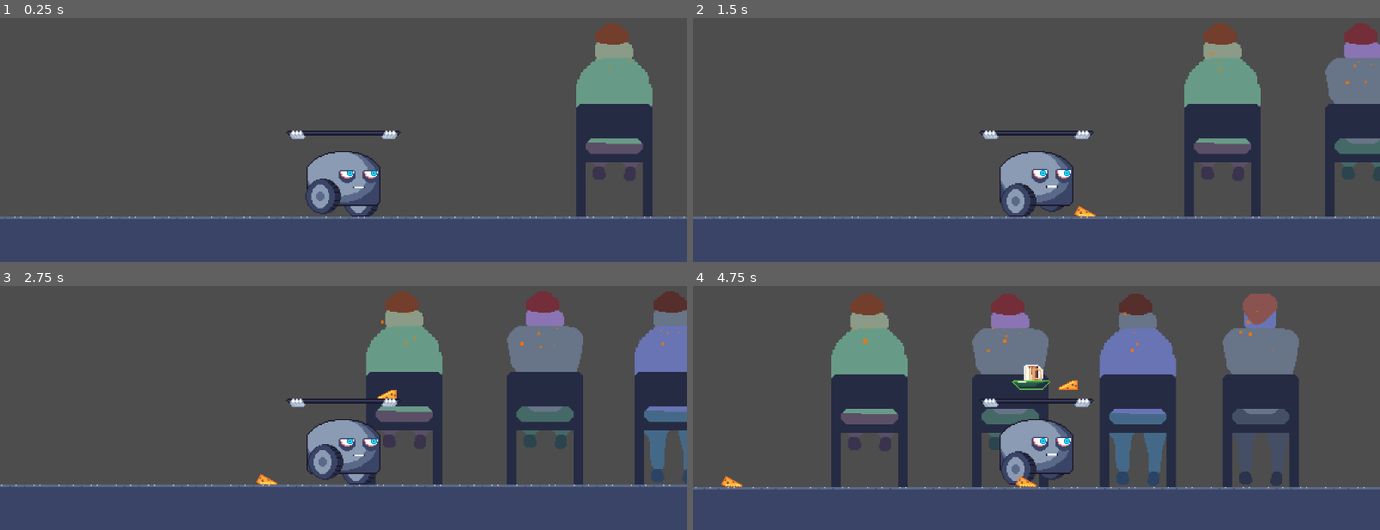
Above: before the commit, frames 1-4 (two rows, left to right).
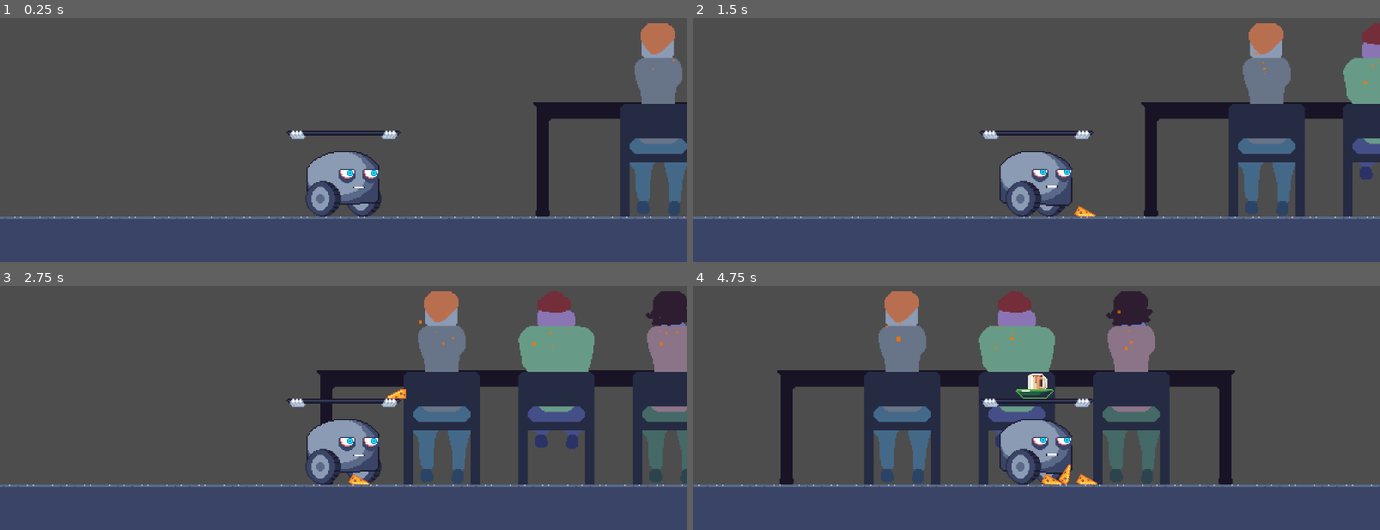
Above: after the commit, the same moments.

Repository: qntnt/alt_ctrl_jam
Game: Godot game, scene res://game_scene.tscn
The game is run twice, just before and just after one commit, with the same random seed, the same clock (stepped at 60 frames per second) and the same inputs.
Inputs (mouse positions are in pixels of both pictures, inside the frame that each line leads up to):
- Up to frame 1 (0.25 s): no input
- Up to frame 2 (1.5 s): tap Enter at 0.5 s; move the mouse to (1187, 49) at 0.52 s; hold Space (big_button) 0.53-1.25 s; click (1187, 49) at 0.67 s; drag from (899, 88) to (1235, 215) at 1.27 s
- Up to frame 3 (2.75 s): move the mouse to (outside the picture) at 2.02 s; hold Space (big_button) from 2.03 s (still down); click (outside the picture) at 2.17 s
- Up to frame 4 (4.75 s): release Space (big_button) at 2.75 s; drag from (1002, 412) to (1221, 483) at 2.77 s; move the mouse to (1242, 395) at 3.52 s; hold Space (big_button) 3.53-4.25 s; click (1242, 395) at 3.67 s; drag from (outside the picture) to (1050, 483) at 4.27 s

The runs differ from the first frame. In frame 1, 10% of the frame differs, in the area x 44-100%, y 2-82%; in frame 2, 15%; in frame 3, 20%; in frame 4, 31%, in the area x 0-100%, y 2-84%.

Commit message:
Adjust collision bits

Diff:
--- a/game_scene.tscn
+++ b/game_scene.tscn
@@ -1,10 +1,9 @@
-[gd_scene load_steps=8 format=3 uid="uid://d2ty70dw7r0c3"]
+[gd_scene load_steps=7 format=3 uid="uid://d2ty70dw7r0c3"]
 
 [ext_resource type="PackedScene" uid="uid://cxwycg2mqpk4x" path="res://nodes/robot.tscn" id="1_bimp3"]
 [ext_resource type="Script" path="res://game_scene.gd" id="1_r4g1l"]
-[ext_resource type="PackedScene" uid="uid://dlfeqmwhyjwnu" path="res://nodes/cheese.tscn" id="2_c0cpx"]
-[ext_resource type="PackedScene" uid="uid://b7m2xplvp6l36" path="res://nodes/item_spawn_point.tscn" id="5_k8cxy"]
 [ext_resource type="Texture2D" uid="uid://dha252vifu5g2" path="res://sprites/floor/floor.png" id="7_cc41g"]
+[ext_resource type="PackedScene" uid="uid://bixdt83d7rfg7" path="res://nodes/table.tscn" id="7_fg6p4"]
 [ext_resource type="PackedScene" uid="uid://cymuj54rtm5ua" path="res://nodes/bucket.tscn" id="9_68ip7"]
 
 [sub_resource type="WorldBoundaryShape2D" id="WorldBoundaryShape2D_kqn6a"]
@@ -34,47 +33,18 @@
 texture = ExtResource("7_cc41g")
 
 [node name="Bucket" parent="." instance=ExtResource("9_68ip7")]
-position = Vector2(3200, -4)
+position = Vector2(1530, -4)
 
 [node name="ScoreDisplay" type="Label" parent="."]
-offset_left = 3176.0
+offset_left = 1506.0
 offset_top = 6.0
-offset_right = 3225.0
+offset_right = 1555.0
 offset_bottom = 29.0
 text = "0"
 horizontal_alignment = 1
 
-[node name="ItemSpawnPoint" parent="." instance=ExtResource("5_k8cxy")]
-position = Vector2(221, 0)
-item_to_spawn = ExtResource("2_c0cpx")
-
-[node name="ItemSpawnPoint2" parent="." instance=ExtResource("5_k8cxy")]
-position = Vector2(339, 0)
-item_to_spawn = ExtResource("2_c0cpx")
-
-[node name="ItemSpawnPoint3" parent="." instance=ExtResource("5_k8cxy")]
-position = Vector2(446, 0)
-item_to_spawn = ExtResource("2_c0cpx")
-
-[node name="ItemSpawnPoint4" parent="." instance=ExtResource("5_k8cxy")]
-position = Vector2(549, 0)
-item_to_spawn = ExtResource("2_c0cpx")
-
-[node name="ItemSpawnPoint5" parent="." instance=ExtResource("5_k8cxy")]
-position = Vector2(1628, -1)
-item_to_spawn = ExtResource("2_c0cpx")
-
-[node name="ItemSpawnPoint6" parent="." instance=ExtResource("5_k8cxy")]
-position = Vector2(1746, -1)
-item_to_spawn = ExtResource("2_c0cpx")
-
-[node name="ItemSpawnPoint7" parent="." instance=ExtResource("5_k8cxy")]
-position = Vector2(1853, -1)
-item_to_spawn = ExtResource("2_c0cpx")
-
-[node name="ItemSpawnPoint8" parent="." instance=ExtResource("5_k8cxy")]
-position = Vector2(1956, -1)
-item_to_spawn = ExtResource("2_c0cpx")
+[node name="Table" parent="." instance=ExtResource("7_fg6p4")]
+position = Vector2(210, 0)
 
 [connection signal="item_catch" from="Bucket" to="." method="_on_bucket_item_catch"]
 [connection signal="item_lost" from="Bucket" to="." method="_on_bucket_item_lost"]
--- a/nodes/bucket.gd
+++ b/nodes/bucket.gd
@@ -2,15 +2,6 @@
 
 signal item_catch
 signal item_lost
-
-# Called when the node enters the scene tree for the first time.
-func _ready() -> void:
-	pass # Replace with function body.
-
-
-# Called every frame. 'delta' is the elapsed time since the previous frame.
-func _process(delta: float) -> void:
-	pass
 
 
 func _on_interior_body_entered(body: Node2D) -> void:
--- a/nodes/bucket.tscn
+++ b/nodes/bucket.tscn
@@ -4,6 +4,8 @@
 [ext_resource type="Texture2D" uid="uid://iapo66hbu0ph" path="res://sprites/bucket/bucket.png" id="2_xyysp"]
 
 [node name="Bucket" type="StaticBody2D"]
+collision_layer = 2
+collision_mask = 7
 script = ExtResource("1_5ksk7")
 
 [node name="CollisionPolygon2D" type="CollisionPolygon2D" parent="."]
@@ -12,6 +14,8 @@
 
 [node name="interior" type="Area2D" parent="."]
 position = Vector2(-32, -28)
+collision_layer = 0
+collision_mask = 4
 
 [node name="CollisionPolygon2D" type="CollisionPolygon2D" parent="interior"]
 polygon = PackedVector2Array(8, 0, 16, 24, 48, 24, 56, 0)
--- a/nodes/item_spawn_point.gd
+++ b/nodes/diner.gd
@@ -59,8 +59,12 @@
 	legs_sprite.modulate = random_color()
 
 func spawn_item() -> void:
-	var item := ItemDB.instantiate_random_item()
-	NodeLocator.get_game_node().add_child(item)
+	var item: Node2D = null
+	if item_to_spawn:
+		item = item_to_spawn.instantiate()
+	else:
+		item = ItemDB.instantiate_random_item()
+	NodeLocator.get_game_node().add_child.call_deferred(item)
 	item.global_position = spawn_target.global_position
 	start_active_animation()
 
@@ -83,6 +87,6 @@
 	).lerp(blend, amount)
 
 func _on_body_entered(body: Node2D) -> void:
-	if item_to_spawn == null || !(body is Robot):
+	if !body is Robot:
 		return
 	spawn_item()
--- a/nodes/item_spawn_point.tscn
+++ b/nodes/diner.tscn
@@ -1,13 +1,13 @@
 [gd_scene load_steps=12 format=3 uid="uid://b7m2xplvp6l36"]
 
-[ext_resource type="Script" path="res://nodes/item_spawn_point.gd" id="1_hxrim"]
-[ext_resource type="Texture2D" uid="uid://cvvfexb0608e0" path="res://sprites/diners/head_back_1.png" id="2_irmoi"]
-[ext_resource type="Texture2D" uid="uid://buv1lrjolfvb8" path="res://sprites/diners/chair.png" id="3_7fvim"]
-[ext_resource type="Texture2D" uid="uid://rc0rkdaa5e05" path="res://sprites/diners/torso_1.png" id="3_b4eqh"]
-[ext_resource type="Texture2D" uid="uid://mrnwb7mue8aw" path="res://sprites/diners/hand.png" id="4_kl54v"]
-[ext_resource type="Texture2D" uid="uid://cddq83ex3xeyk" path="res://sprites/diners/legs_1.png" id="4_vh2ac"]
-[ext_resource type="Texture2D" uid="uid://buk0j4rf4m78x" path="res://sprites/diners/head_front_1.png" id="5_m31ei"]
-[ext_resource type="Texture2D" uid="uid://c2youfrgfv4nn" path="res://sprites/diners/face_1.png" id="7_n2sgo"]
+[ext_resource type="Script" path="res://nodes/diner.gd" id="1_12kp2"]
+[ext_resource type="Texture2D" uid="uid://cvvfexb0608e0" path="res://sprites/diners/head_back_1.png" id="2_hvucl"]
+[ext_resource type="Texture2D" uid="uid://cddq83ex3xeyk" path="res://sprites/diners/legs_1.png" id="3_3rkof"]
+[ext_resource type="Texture2D" uid="uid://rc0rkdaa5e05" path="res://sprites/diners/torso_1.png" id="4_fud08"]
+[ext_resource type="Texture2D" uid="uid://buk0j4rf4m78x" path="res://sprites/diners/head_front_1.png" id="5_pmpcx"]
+[ext_resource type="Texture2D" uid="uid://c2youfrgfv4nn" path="res://sprites/diners/face_1.png" id="6_fh3gr"]
+[ext_resource type="Texture2D" uid="uid://buv1lrjolfvb8" path="res://sprites/diners/chair.png" id="7_8kb8m"]
+[ext_resource type="Texture2D" uid="uid://mrnwb7mue8aw" path="res://sprites/diners/hand.png" id="8_l1msn"]
 
 [sub_resource type="WorldBoundaryShape2D" id="WorldBoundaryShape2D_tvknq"]
 normal = Vector2(-1, 0)
@@ -19,9 +19,10 @@
 [sub_resource type="Gradient" id="Gradient_djy2i"]
 colors = PackedColorArray(1, 1, 1, 1, 1, 1, 1, 0)
 
-[node name="ItemSpawnPoint" type="Area2D"]
+[node name="Diner" type="Area2D"]
 z_index = -100
-script = ExtResource("1_hxrim")
+collision_layer = 0
+script = ExtResource("1_12kp2")
 
 [node name="CollisionShape2D" type="CollisionShape2D" parent="."]
 shape = SubResource("WorldBoundaryShape2D_tvknq")
--- a/nodes/robot.gd
+++ b/nodes/robot.gd
@@ -7,6 +7,7 @@
 @onready var tray := $Tray as Tray
 @onready var music_player := $MusicPlayer as AudioStreamPlayer
 @onready var gravity: Vector2 = ProjectSettings.get_setting("physics/2d/default_gravity_vector") * ProjectSettings.get_setting("physics/2d/default_gravity")
+@onready var animation_player := $Body/AnimationPlayer as AnimationPlayer
 
 func _physics_process(delta: float) -> void:
 	velocity = velocity.move_toward(Vector2.RIGHT * move_speed + gravity, delta * move_acceleration)
@@ -16,3 +17,7 @@
 		0.01,
 		2.0
 	)
+	if get_real_velocity().length() > 10:
+		animation_player.play('walk')
+	else:
+		animation_player.play('idle')
--- a/nodes/robot.tscn
+++ b/nodes/robot.tscn
@@ -125,6 +125,7 @@
 size = Vector2(1024, 512)
 
 [node name="Robot" type="CharacterBody2D"]
+collision_mask = 3
 floor_stop_on_slope = false
 floor_constant_speed = true
 floor_block_on_wall = false
--- /dev/null
+++ b/nodes/table.gd
@@ -0,0 +1,25 @@
+extends Node2D
+
+var diner_scene: PackedScene = preload("res://nodes/diner.tscn")
+
+@export var min_diners := 1
+@export var max_diners := 10
+@export var size_distribution := Curve.new()
+@export var x_separation := 48
+
+@onready var diner_count := _rand_size()
+@onready var nine_patch_rect := $NinePatchRect as NinePatchRect
+
+func _ready() -> void:
+	var x_offset = nine_patch_rect.size.x / 2
+	nine_patch_rect.size.x = nine_patch_rect.size.x + (diner_count * (x_separation * 2))
+	for i in diner_count:
+		var diner = diner_scene.instantiate() as Node2D
+		add_child(diner)
+		diner.position.x = x_offset
+		x_offset += x_separation * 2
+
+func _rand_size() -> int:
+	var s := size_distribution.sample(randf())
+	var size_range = max_diners - min_diners
+	return roundi(s * size_range + min_diners)
--- /dev/null
+++ b/nodes/table.tscn
@@ -0,0 +1,32 @@
+[gd_scene load_steps=4 format=3 uid="uid://bixdt83d7rfg7"]
+
+[ext_resource type="Script" path="res://nodes/table.gd" id="1_vub8g"]
+[ext_resource type="Texture2D" uid="uid://bjhax85cin7n8" path="res://sprites/table/table.png" id="2_tuwlt"]
+
+[sub_resource type="Curve" id="Curve_u8nep"]
+_data = [Vector2(0, 0), 0.0, 0.4, 0, 1, Vector2(0.5, 0.2), 0.0, 0.0, 0, 0, Vector2(0.76, 0.2), 0.0, 0.0, 0, 0, Vector2(1, 1), 3.33333, 0.0, 1, 0]
+point_count = 4
+metadata/_snap_enabled = true
+metadata/_snap_count = 50
+
+[node name="Table" type="Node2D"]
+script = ExtResource("1_vub8g")
+size_distribution = SubResource("Curve_u8nep")
+
+[node name="NinePatchRect" type="NinePatchRect" parent="."]
+z_index = -101
+anchors_preset = 7
+anchor_left = 0.5
+anchor_top = 1.0
+anchor_right = 0.5
+anchor_bottom = 1.0
+offset_left = -48.0
+offset_top = -96.0
+offset_right = 48.0
+grow_horizontal = 2
+grow_vertical = 0
+texture = ExtResource("2_tuwlt")
+patch_margin_left = 16
+patch_margin_top = 16
+patch_margin_right = 16
+patch_margin_bottom = 16
--- a/utils/item_db.gd
+++ b/utils/item_db.gd
@@ -11,6 +11,13 @@
 func instantiate_item(id: String) -> RigidBody2D:
 	var item = get_item_scene(id).instantiate() as RigidBody2D
 	item.continuous_cd = RigidBody2D.CCD_MODE_CAST_RAY
+	item.can_sleep = false
+	item.collision_layer = 0
+	item.set_collision_layer_value(3, true)
+	item.collision_mask = 0
+	item.set_collision_mask_value(1, true)
+	item.set_collision_mask_value(2, true)
+	item.set_collision_mask_value(3, true)
 	return item
 
 func instantiate_random_item() -> RigidBody2D:
Not shown: 2 places in nodes/diner.tscn that only renumber resources
Binary file added: sprites/table/table.aseprite
Binary file added: sprites/table/table.png
Not shown, added: sprites/table/table.png.import
